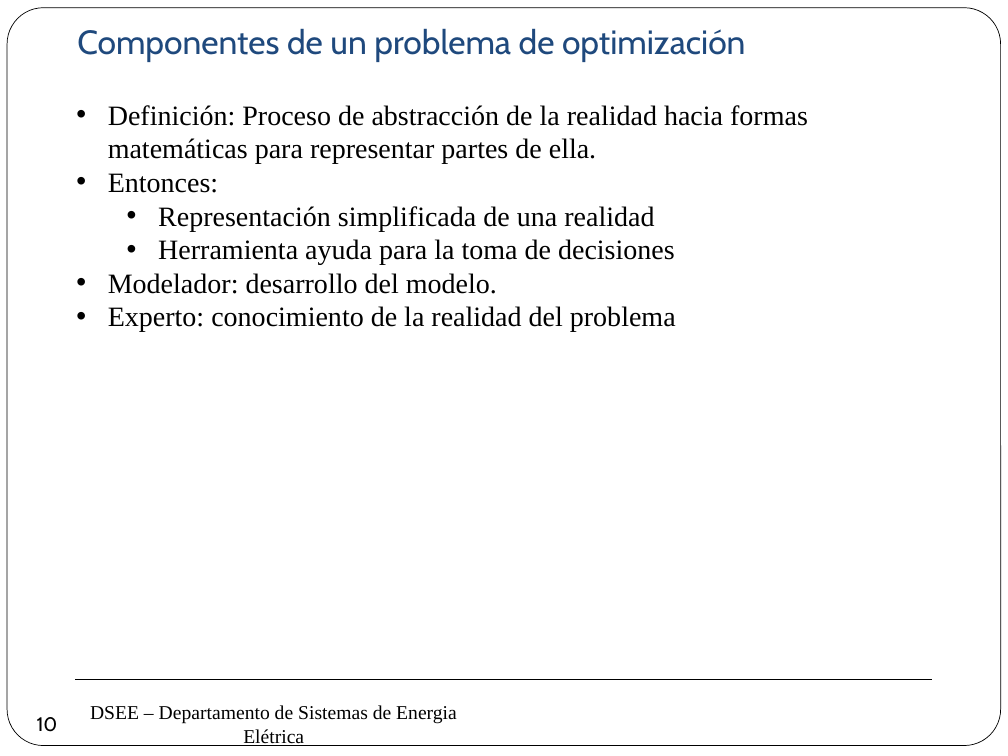
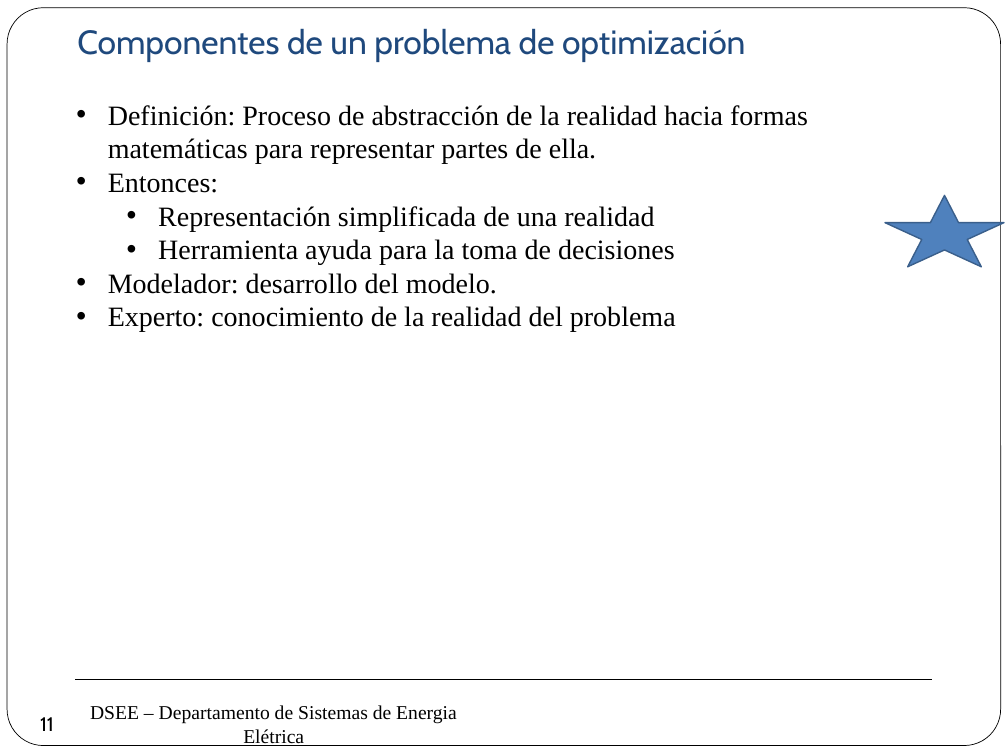
Before and after one commit to erikfilias/Power-Systems-Optimization-using-Julia-Language, a slide deck: slide 11 of 1. Lectures/Introducción a la Optimización aplicada a Sistemas de Energía Eléctrica/Dia 1/2. Modelamiento & Optimizaciónv2.pptx (slide 10 before the commit). Drawn at 1008x756 pixels with LibreOffice and Linux fonts; fonts in the diff are those of the drawing; background and template pictures are left out. Boxes give left, top, right and bottom in pixels: in the first picture for what was removed or moved away, otherwise in the second. Text is boxed around its words. In the diff, an @@ line names an element or a change of style, - is before the commit and + after.

```diff
--- a/1. Lectures/Introducción a la Optimización aplicada a Sistemas de Energía Eléctrica/Dia 1/2. Modelamiento & Optimizaciónv2.pptx
+++ b/1. Lectures/Introducción a la Optimización aplicada a Sistemas de Energía Eléctrica/Dia 1/2. Modelamiento & Optimizaciónv2.pptx
@@ star added at [885, 196, 1004, 267], fill #4F81BD, outline #3A5F8C 1 pt @@
@@ page number at [40, 717, 54, 731]: text changed @@
-10
+11
```
Also in this commit, not shown: 4 other slides changed, 7 slides added.
